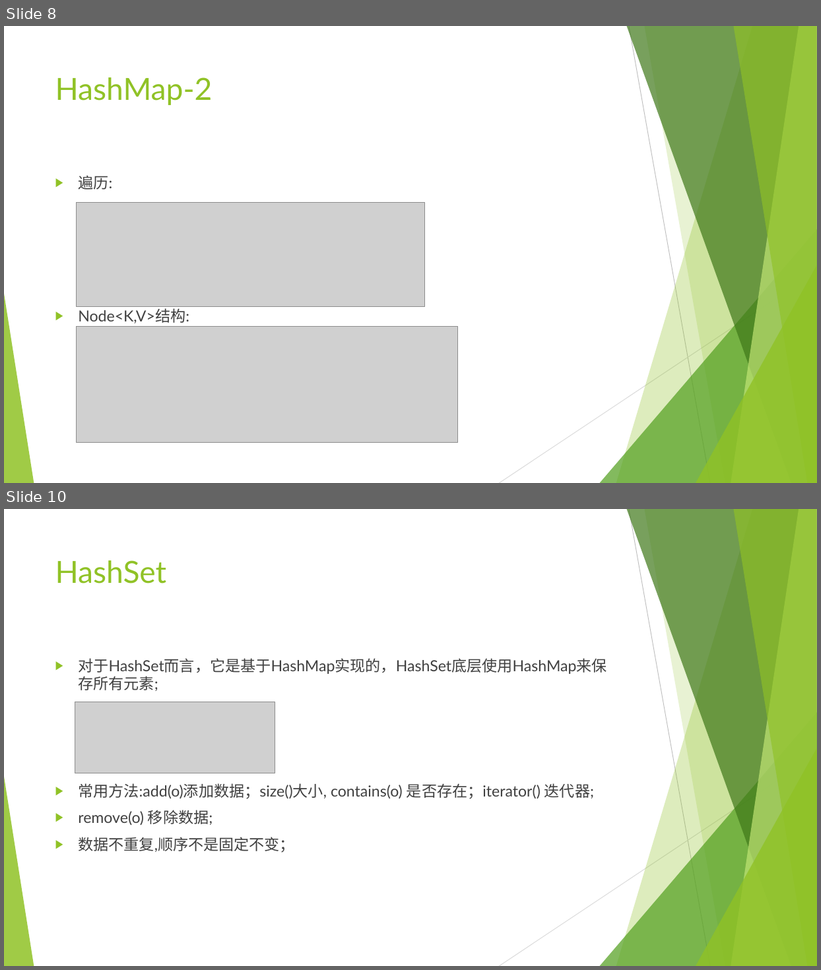
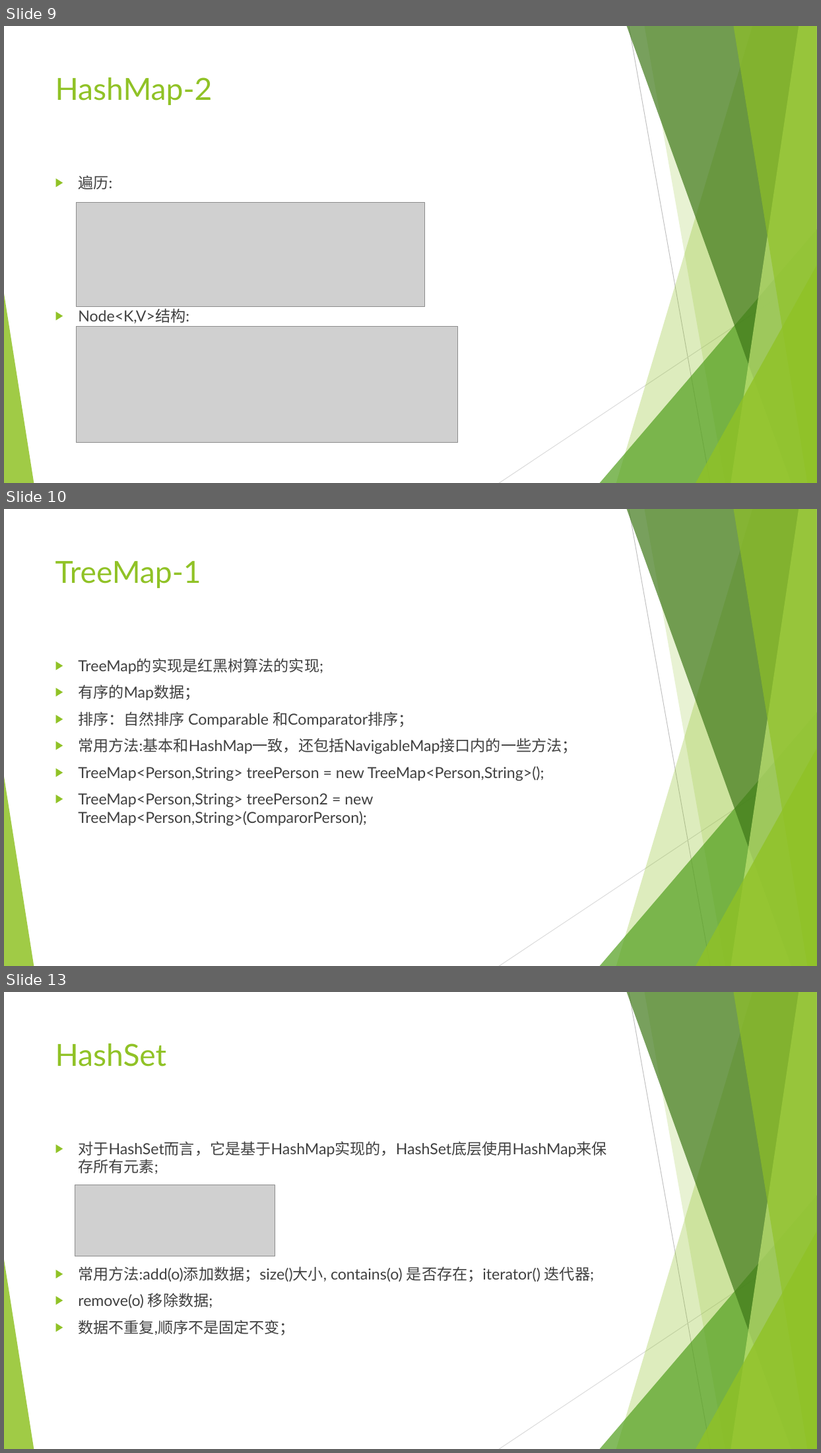
Before and after one commit to mrzhangs1015916/javaLearn, a slide deck: src/mapAndSet/JAVA集合类学习.pptx. Shown one above the other, each under a label of ours: slides 8 and 10 before the commit, slides 9, 10 and 13 after it; the slides between them are not shown. The pictures are 821x970 and 821x1453 pixels, drawn with LibreOffice and Linux fonts; fonts in the diff are those of the drawing; grey boxes stand for pictures. Boxes give left, top, right and bottom in pixels: in the first picture for what was removed or moved away, otherwise in the second. Text is boxed around its words. In the diff, an @@ line names an element or a change of style, - is before the commit and + after.

```diff
--- a/src/mapAndSet/JAVA集合类学习.pptx
+++ b/src/mapAndSet/JAVA集合类学习.pptx
@@ slide 10 added at box(4, 509, 817, 966), background #FFFFFF; not listed: 10 template elements that a slide beside it also shows @@
@@ title added at box(55, 561, 201, 588), 36 pt, text #90C226 @@
+TreeMap-1
@@ text added at box(78, 658, 577, 826), 18 pt, text #404040 @@
+▶ TreeMap的实现是红黑树算法的实现;
+▶ 有序的Map数据；
+▶ 排序：自然排序 Comparable 和Comparator排序；
+▶ 常用方法:基本和HashMap一致，还包括NavigableMap接口内的一些方法；
+▶ TreeMap<Person,String> treePerson = new TreeMap<Person,String>();
+▶ TreeMap<Person,String> treePerson2 = new TreeMap<Person,String>(ComparorPerson);
@@ what was slide 8 is now slide 9 @@
@@ what was slide 10 is now slide 13 @@
```
Also in this commit, not shown: 3 other slides added, 1 slide removed, 3 other files.
